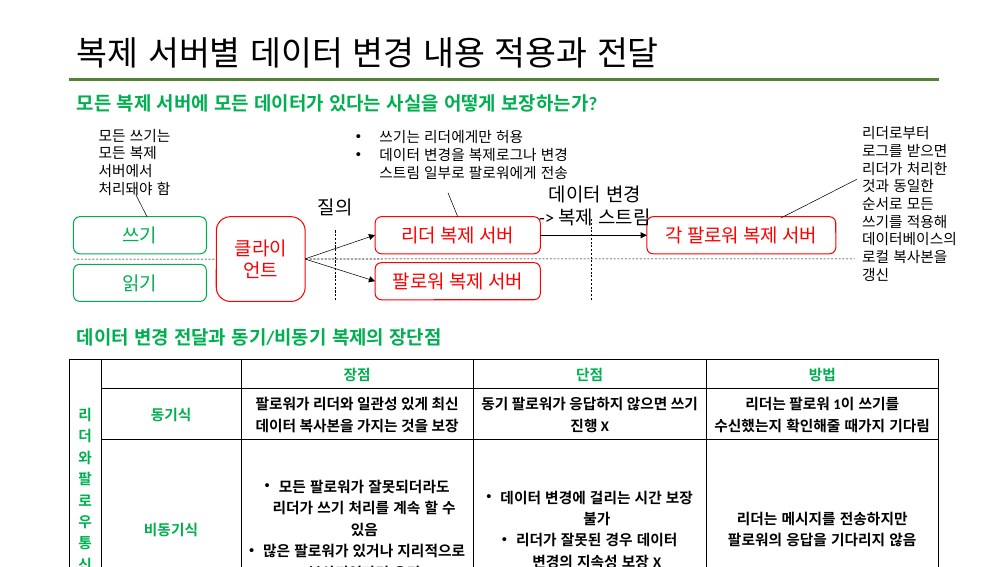
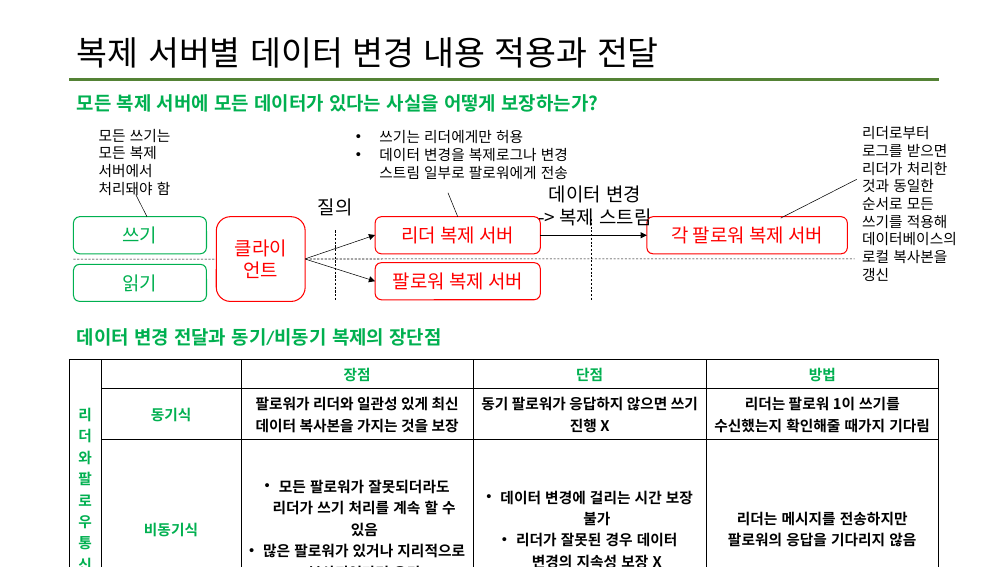
Before and after one commit to data-system-wiki/designing-data-intensive-applications, a slide deck: slide 3 of resources/chapter 5 summary.pptx. Drawn at 1008x567 pixels with LibreOffice and Linux fonts; fonts in the diff are those of the drawing. Boxes give left, top, right and bottom in pixels: in the first picture for what was removed or moved away, otherwise in the second. Text is boxed around its words. In the diff, an @@ line names an element or a change of style, - is before the commit and + after.

Commit message:
2차 업데이트

```diff
--- a/resources/chapter 5 summary.pptx
+++ b/resources/chapter 5 summary.pptx
@@ font Calibri to Noto Sans CJK KR in 3 elements at <box>549,185,652,230</box>, <box>77,94,599,112</box>, <box>647,217,848,254</box> @@
@@ rounded rectangle "각 팔로워 복제 서버": place and size @@
-rounded rectangle "각 팔로워 복제 서버" at <box>647,217,836,254</box>
+rounded rectangle "각 팔로워 복제 서버" at <box>647,217,848,254</box>
@@ table at <box>70,360,940,562</box> @@
@@ font Calibri to Noto Sans CJK KR @@
```
Also in this commit, not shown: 3 other slides changed, 9 slides added.
